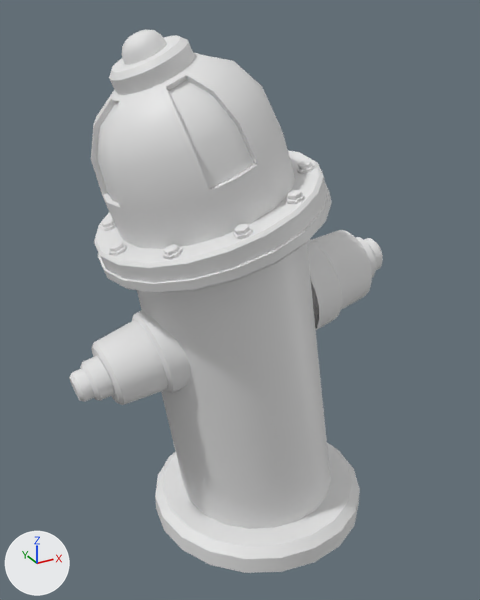
Before and after pictures for a commit that changed the FBX model Assets/Project Directory/GameBank/ObjectBank/Props/Bouche a incendie/OB_P_Bouche_Incendie_003A.fbx.
Camera for both pictures: a 50 mm camera at (-0.564, -0.952, 0.927) aimed at (-0.048, -0.015, 0.459). The axes (+X, +Y, +Z) are drawn at lower left. The lights are the same throughout.
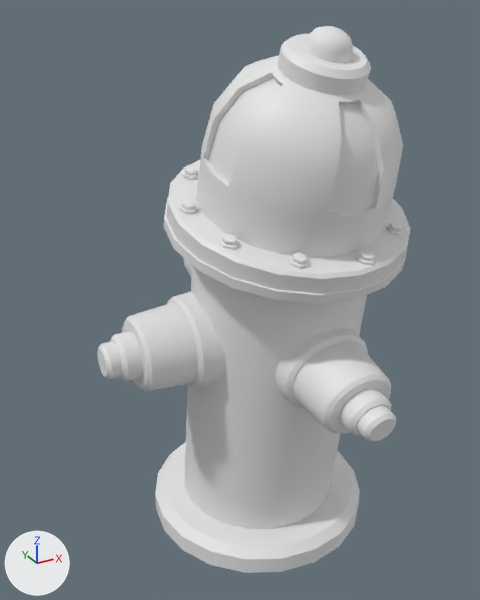
Location of each change, (x1, y1, x2, y2) in pixels of the pictures (480 x 600 px; the box of a moved part takes in the faces that stretch with it):
'Cylinder011', reshaped, turned: before (69, 29, 383, 573); after (97, 26, 411, 573)
part 1 of me_mesh, moved or reshaped: before (91, 29, 296, 249); after (196, 26, 403, 258)
part 2 of me_mesh, moved or reshaped (not visible before): after (97, 291, 226, 391)
part 3 of me_mesh, moved or reshaped: before (69, 310, 190, 405); after (275, 328, 396, 441)
part 4 of me_mesh, moved or reshaped: before (307, 230, 383, 330); after (183, 258, 192, 277)
part 5 of me_mesh, moved or reshaped (not visible before): after (182, 166, 199, 180)
part 6 of me_mesh, moved or reshaped (not visible afterwards): before (297, 160, 315, 174)
part 7 of me_mesh, moved or reshaped (not visible afterwards): before (287, 190, 305, 204)
part 8 of me_mesh, moved or reshaped (not visible afterwards): before (233, 224, 253, 240)
part 9 of me_mesh, moved or reshaped: before (109, 242, 127, 256); after (356, 250, 376, 266)
part 10 of me_mesh, moved or reshaped: before (163, 244, 183, 260); after (387, 221, 406, 236)
part 11 of me_mesh, moved or reshaped: before (101, 218, 116, 231); after (289, 252, 309, 269)
part 12 of me_mesh, moved or reshaped (not visible before): after (219, 234, 240, 250)
part 13 of me_mesh, moved or reshaped (not visible before): after (179, 200, 198, 214)
part 14 of me_mesh, moved or reshaped: before (94, 150, 332, 529); after (164, 160, 411, 529)

Diff of the bpy script that builds the scene:
```diff
--- a/Assets/Project Directory/GameBank/ObjectBank/Props/Bouche a incendie/OB_P_Bouche_Incendie_003A.fbx.py
+++ b/Assets/Project Directory/GameBank/ObjectBank/Props/Bouche a incendie/OB_P_Bouche_Incendie_003A.fbx.py
@@ me_mesh @@
 # used by ob_cylinder011; location = (0.0, 0.0, 0.0); scale = (0.0254, 0.0254, 0.0254)
-me_mesh.from_pydata(...)  # 1661 vertices, 1576 faces; spans x -13.9..10.3, y -8.2..12.2, z 0.0..35.4
+me_mesh.from_pydata(...)  # 1661 vertices, 1576 faces; spans x -13.7..10.5, y -8.2..12.2, z 0.0..35.7
+# me_mesh part 1: the loose piece of 321 vertices spanning x -10.8..1.9, y -5.9..5.9, z 22.3..35.4 is turned 2.5 degrees about the y axis through its middle, then moved by (0.6, 0.0, 0.1)
+# me_mesh part 2: the loose piece of 240 vertices spanning x -4.9..1.5, y 4.6..12.2, z 13.1..19.6 is moved by (0.2, 0.0, 0.0)
+# me_mesh part 3: the loose piece of 240 vertices spanning x -13.9..-5.8, y -3.5..3.0, z 12.6..18.8 is turned 1.4 degrees about the y axis through its middle, then moved by (0.2, 0.0, 0.2)
+# me_mesh part 4: the loose piece of 240 vertices spanning x 1.9..10.3, y -3.5..3.0, z 14.4..21.5 is turned 1.4 degrees about the y axis through its middle, then moved by (0.2, 0.0, -0.2)
+# me_mesh part 5: the loose piece of 36 vertices spanning x -0.2..0.9, y 4.1..5.3, z 26.5..27.4 is moved by (0.5, 0.0, -0.1)
+# me_mesh part 6: the loose piece of 36 vertices spanning x 1.0..2.1, y -3.5..-2.4, z 26.9..27.8 is moved by (0.5, 0.0, -0.1)
+# me_mesh part 7: the loose piece of 36 vertices spanning x -1.7..-0.5, y -6.5..-5.4, z 26.0..26.9 is moved by (0.5, 0.0, 0.0)
+# me_mesh part 8: the loose piece of 36 vertices spanning x -5.6..-4.5, y -7.2..-6.0, z 24.8..25.6 is moved by (0.5, 0.0, 0.1)
+# me_mesh part 9: the loose piece of 36 vertices spanning x -11.0..-9.8, y -1.5..-0.5, z 23.0..23.7 is moved by (0.4, 0.0, 0.3)
+# me_mesh part 10: the loose piece of 36 vertices spanning x -9.1..-7.9, y -5.3..-4.2, z 23.6..24.4 is moved by (0.4, 0.0, 0.3)
+# me_mesh part 11: the loose piece of 36 vertices spanning x -10.1..-9.1, y 2.4..3.6, z 23.3..24.0 is moved by (0.4, 0.0, 0.3)
+# me_mesh part 12: the loose piece of 36 vertices spanning x -7.6..-6.4, y 5.4..6.4, z 24.1..24.9 is moved by (0.4, 0.0, 0.2)
+# me_mesh part 13: the loose piece of 36 vertices spanning x -3.8..-2.7, y 6.0..7.1, z 25.4..26.2 is moved by (0.5, 0.0, 0.1)
+# me_mesh part 14: 160 of the vertices in x -11.3..3.9, y -7.7..7.8, z 21.1..27.7 are turned 2 degrees about the y axis through their middle, then moved by (0.4, 0.0, 0.1)
@@ ob_cylinder011 @@
 ob_cylinder011.location = (0.0, 0.0, 0.0)
+ob_cylinder011.rotation_euler = (0.0, 0.0, 1.571)  # degrees (0, 0, 90)
 ob_cylinder011.scale = (0.0254, 0.0254, 0.0254)
```
